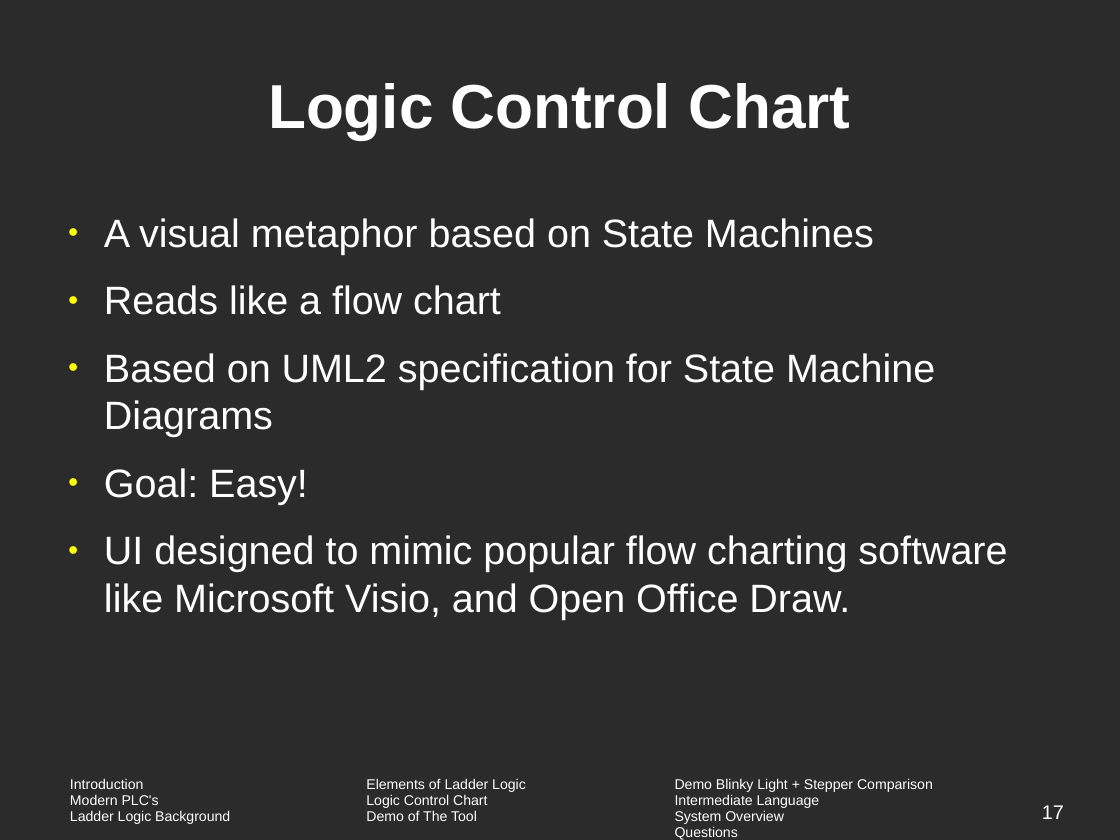
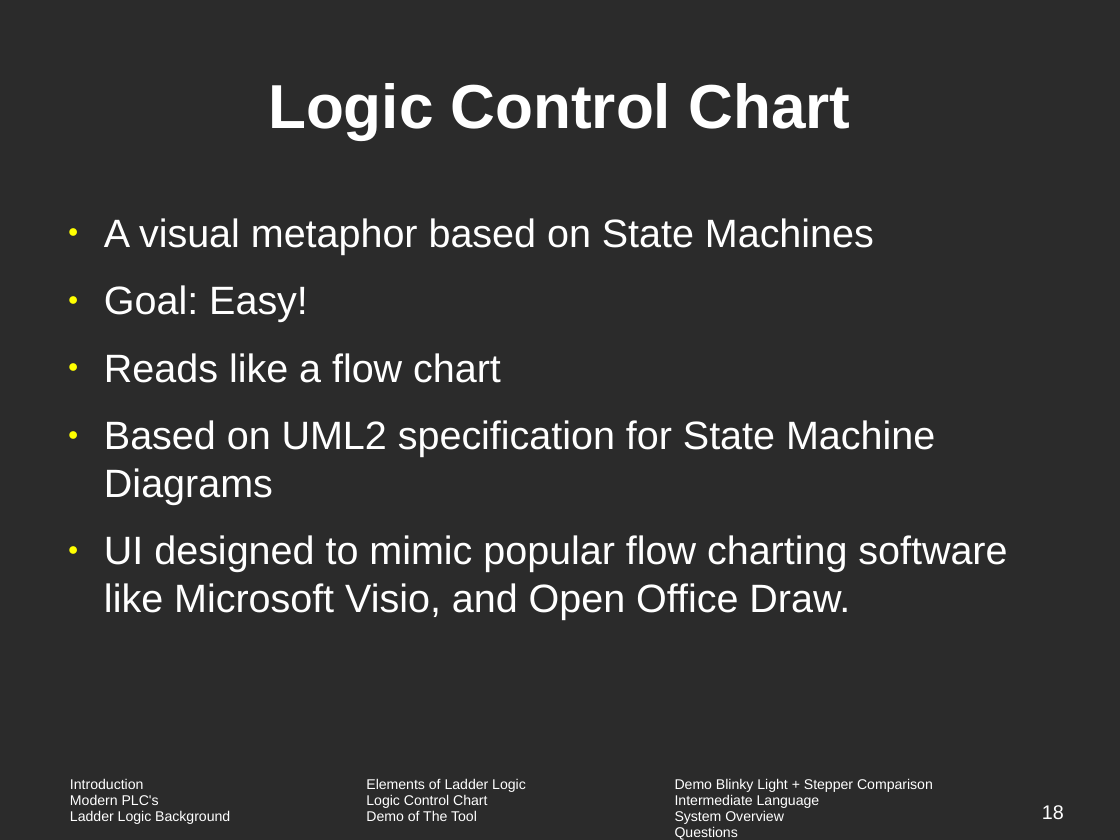
Before and after one commit to vortex-5/plcthesis, a slide deck: slide 18 of presentation/defense.odp (slide 17 before the commit). Drawn at 1120x840 pixels with LibreOffice and Linux fonts; fonts in the diff are those of the drawing; background and template pictures are left out; a plain dark background stands for a picture behind light text. Boxes give left, top, right and bottom in pixels: in the first picture for what was removed or moved away, otherwise in the second. Text is boxed around its words. In the diff, an @@ line names an element or a change of style, - is before the commit and + after.

```diff
--- a/presentation/defense.odp
+++ b/presentation/defense.odp
@@ text at (x1=104, y1=285, x2=308, y2=322): paragraph added @@
+● Goal: Easy!
@@ text at (x1=104, y1=468, x2=308, y2=505): paragraph removed @@
-● Goal: Easy!
@@ page number at (x1=1042, y1=805, x2=1064, y2=819): text changed @@
-17
+18
```
Also in this commit, not shown: 4 other slides changed, 4 slides added, 2 other files.
